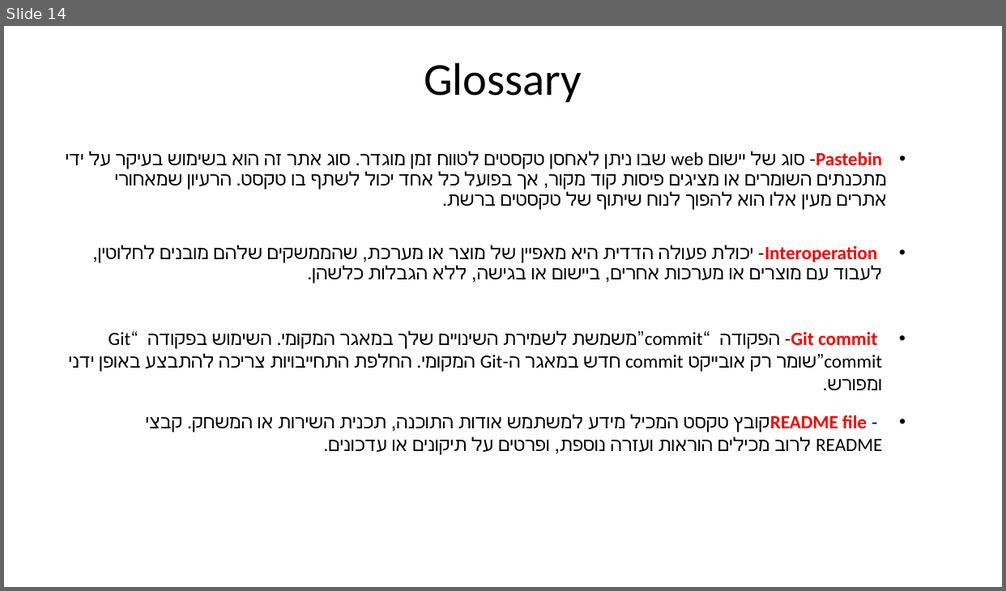
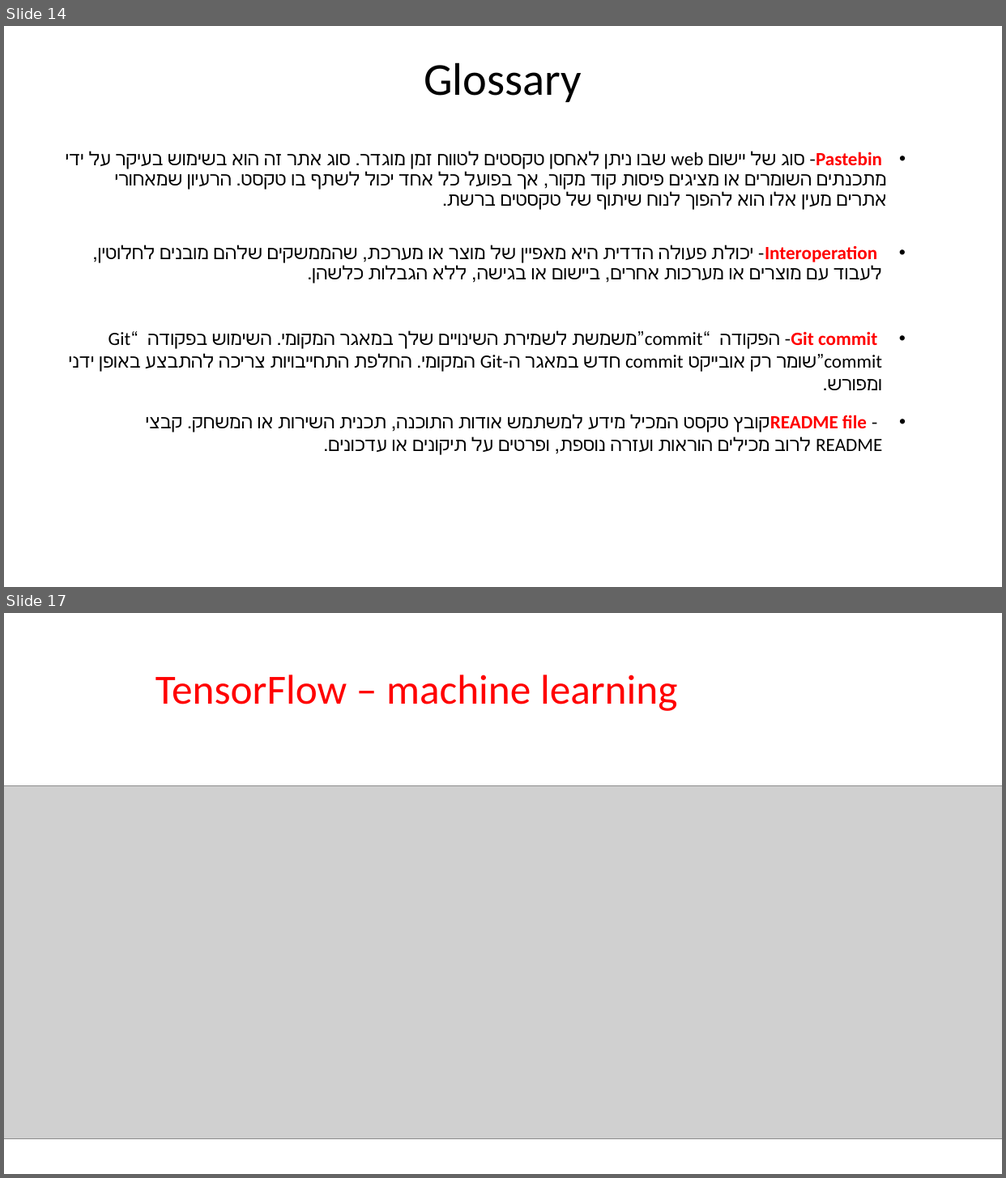
Before and after one commit to Nishlor/Intro-To-Github-10142, a slide deck: github.pptx. Shown one above the other, each under a label of ours: slide 14 before the commit, slides 14 and 17 after it; the slides between them are not shown. The pictures are 1006x591 and 1006x1178 pixels, drawn with LibreOffice and Linux fonts; fonts in the diff are those of the drawing; grey boxes stand for pictures. Boxes give left, top, right and bottom in pixels: in the first picture for what was removed or moved away, otherwise in the second. Text is boxed around its words. In the diff, an @@ line names an element or a change of style, - is before the commit and + after.

```diff
--- a/github.pptx
+++ b/github.pptx
@@ slide 17 added at (4,613,1002,1174), background #FFFFFF @@
@@ text added at (155,675,677,711), 40 pt, text #FF0000 @@
+TensorFlow – machine learning
@@ picture added at (4,786,1002,1139) @@
```
Also in this commit, not shown: 3 other slides added.
